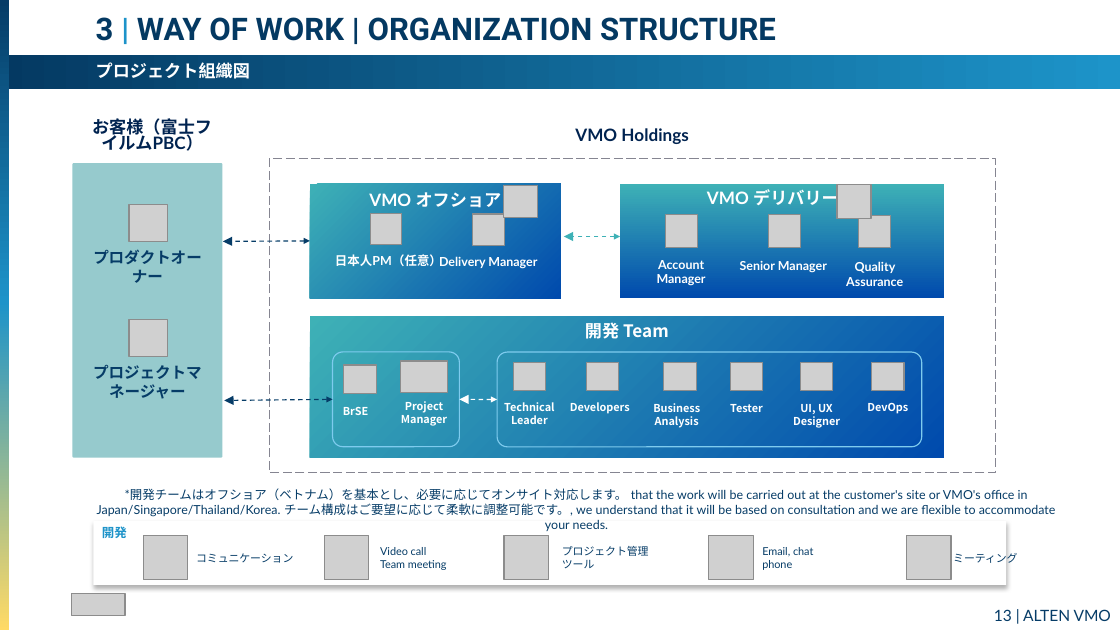
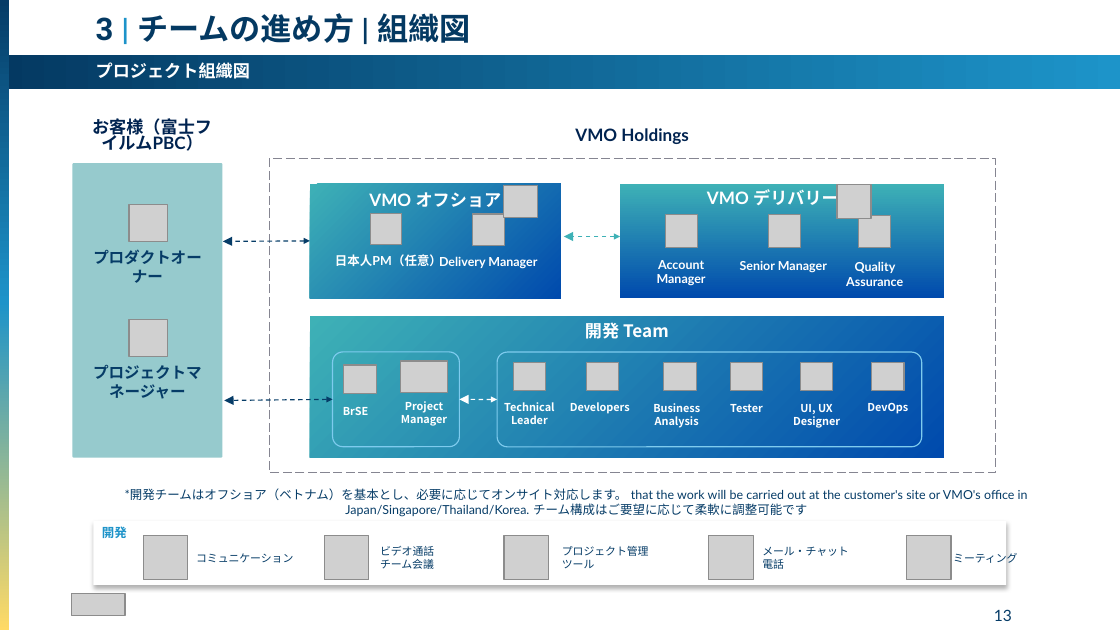
Before and after one commit to sslakd/Utility-app, a slide deck: slide 13 of Fujifilm_ODC_Proposal_JP.pptx. Drawn at 1120x630 pixels with LibreOffice and Linux fonts; fonts in the diff are those of the drawing; grey boxes stand for pictures. Boxes give left, top, right and bottom in pixels: in the first picture for what was removed or moved away, otherwise in the second. Text is boxed around its words. In the diff, an @@ line names an element or a change of style, - is before the commit and + after.

Commit message:
Full Japanese translation: complete all 31 slides

```diff
--- a/Fujifilm_ODC_Proposal_JP.pptx
+++ b/Fujifilm_ODC_Proposal_JP.pptx
@@ text at [96, 13, 470, 43]: text changed @@
-3 | WAY OF WORK | ORGANIZATION STRUCTURE
+3 | チームの進め方 | 組織図
@@ text at [125, 489, 1028, 517]: text changed @@
-*開発チームはオフショア（ベトナム）を基本とし、必要に応じてオンサイト対応します。 that the work will be carried out at the customer's site or VMO's office in Japan/Singapore/Thailand/Korea. チーム構成はご要望に応じて柔軟に調整可能です。, we understand that it will be based on consultation and we are flexible to accommodate your needs.
+*開発チームはオフショア（ベトナム）を基本とし、必要に応じてオンサイト対応します。 that the work will be carried out at the customer's site or VMO's office in Japan/Singapore/Thailand/Korea. チーム構成はご要望に応じて柔軟に調整可能です
@@ text at [380, 546, 434, 569]: text changed @@
-Video call
-Team meeting
+ビデオ通話
+チーム会議
@@ text at [762, 546, 849, 569]: text changed @@
-Email, chat
-phone
+メール・チャット
+電話
@@ page number at [994, 609, 1012, 621]: text changed @@
-13 | ALTEN VMO
+13
```
Also in this commit, not shown: 20 other slides changed, 1 slide added, 1 slide removed.
